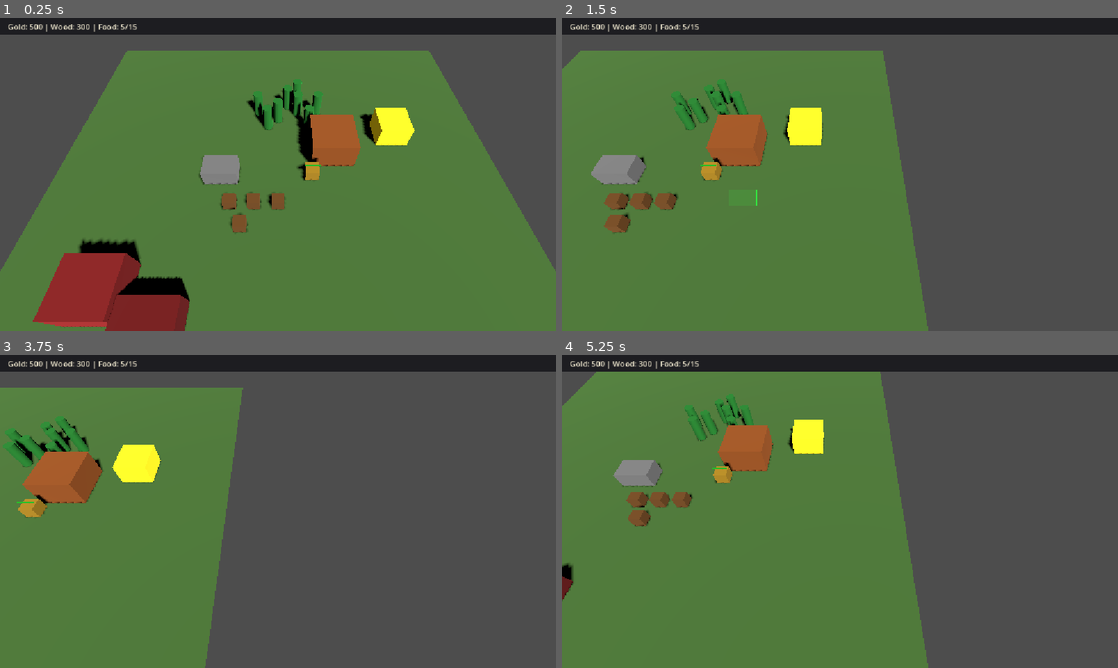
Above: before the commit, frames 1-4 (two rows, left to right).
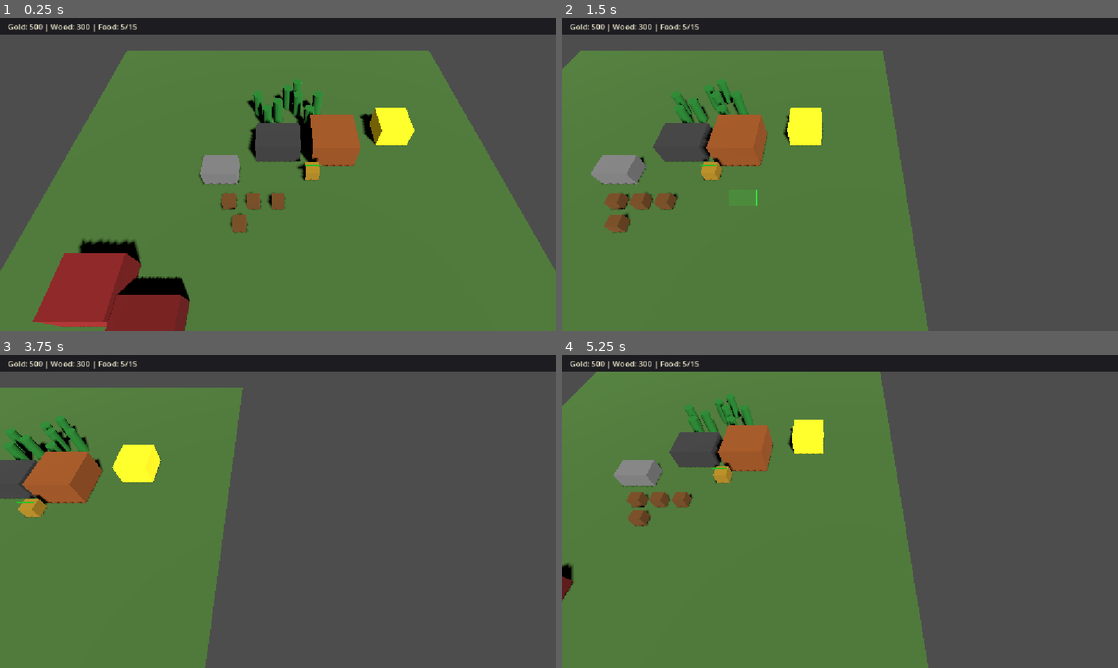
Above: after the commit, the same moments.

Repository: nplvkntx/endless-battle
Game: Godot game, scene res://scenes/main.tscn
Two runs of this game, one before a commit and one after it. Both use one fixed random seed, a clock stepped at 60 frames per second and the inputs below.
Inputs (mouse positions are in pixels of both pictures, inside the frame that each line leads up to):
- Up to frame 1 (0.25 s): no input
- Up to frame 2 (1.5 s): tap Enter at 0.5 s; move the mouse to (962, 158) at 0.52 s; hold Right (ui_right) 0.53-1.25 s; tap B at 0.6 s; click (962, 158) at 0.67 s; drag from (728, 190) to (812, 237) at 1.27 s
- Up to frame 3 (3.75 s): tap Space at 2 s; move the mouse to (333, 442) at 2.02 s; hold Right (ui_right) 2.03-2.75 s; tap T at 2.1 s; drag from (250, 574) to (111, 464) at 2.77 s; move the mouse to (444, 558) at 3.52 s; hold Left (ui_left) from 3.53 s (still down); tap Q at 3.6 s
- Up to frame 4 (5.25 s): release Left (ui_left) at 4.25 s; drag from (673, 464) to (756, 433) at 4.27 s; move the mouse to (867, 511) at 5.02 s; hold Down (ui_down) from 5.03 s (still down); tap B at 5.1 s; click (867, 511) at 5.17 s

The runs differ from the first frame. In frame 1, 1.1% of the frame differs, in the area x 44-55%, y 32-46%; in frame 2, 1.1%, in the area x 16-28%, y 32-46%; in frame 3, 0.7%; in frame 4, 0.9%.

Commit message:
Add starting barracks for player

Diff:
--- a/scenes/main.tscn
+++ b/scenes/main.tscn
@@ -517,6 +517,13 @@
 script = ExtResource("19_health_component")
 max_health = 500
 
+[node name="Barracks" parent="." instance=ExtResource("21_barracks")]
+transform = Transform3D(1, 0, 0, 0, 1, 0, 0, 0, 1, 0, 1, -3)
+
+[node name="HealthComponent" type="Node" parent="Barracks"]
+script = ExtResource("19_health_component")
+max_health = 300
+
 [node name="EnemyCommandCenter" type="StaticBody3D" parent="." groups=["enemy_command_center"]]
 transform = Transform3D(1, 0, 0, 0, 1, 0, 0, 0, 1, -12, 1.25, 10)
 script = ExtResource("2_command_center")
